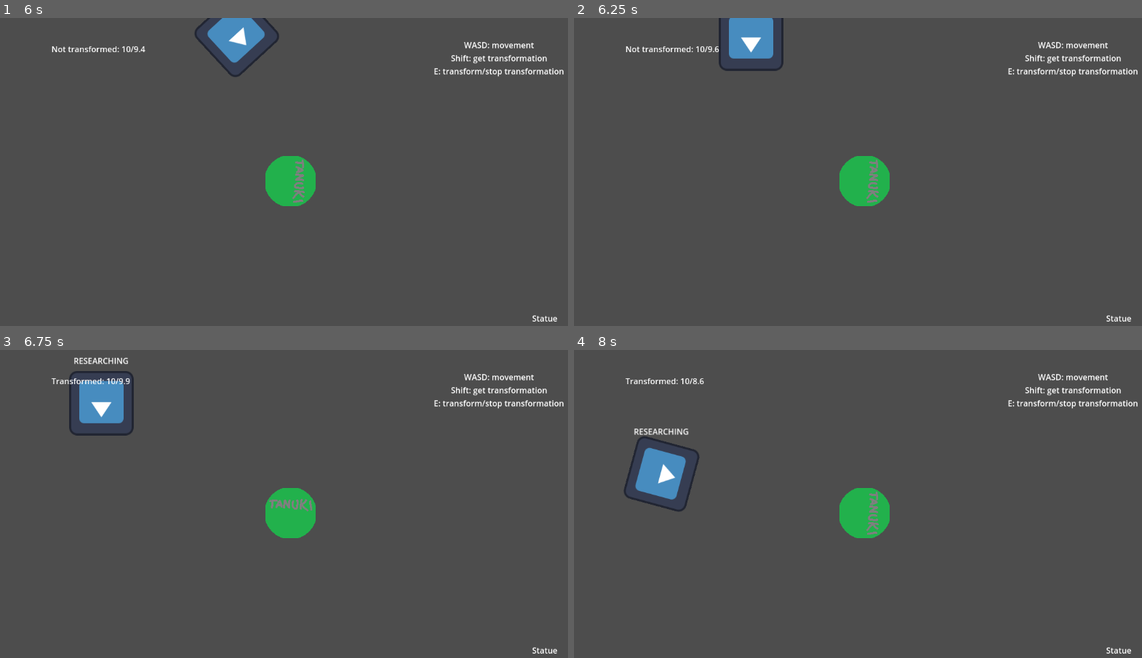
Above: before the commit, frames 1-4 (two rows, left to right).
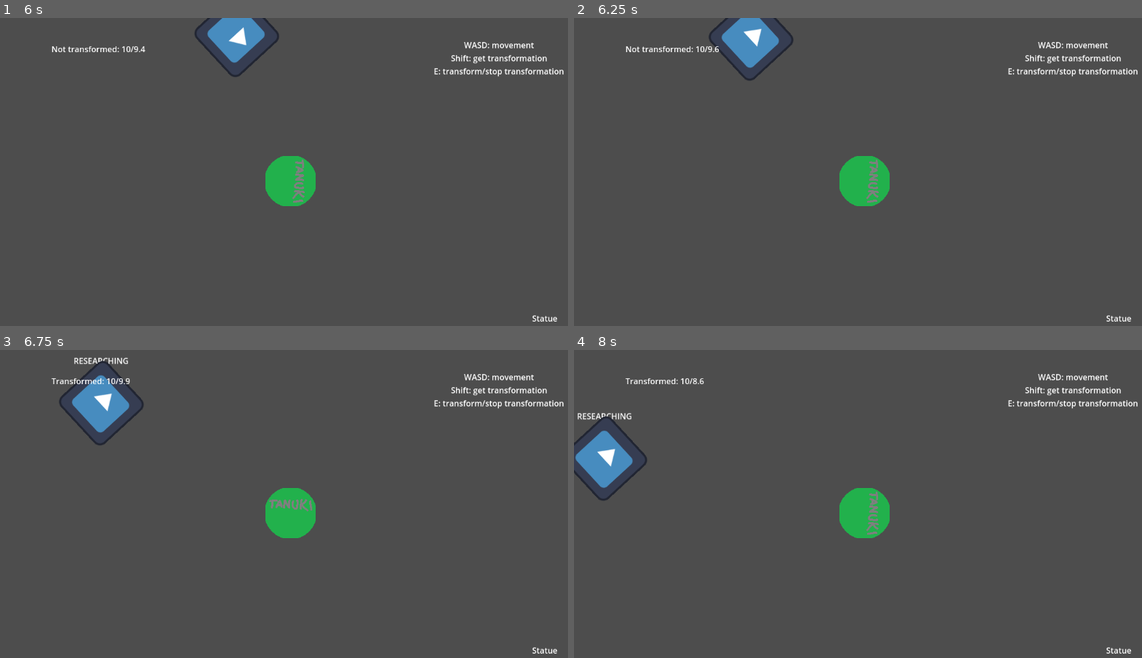
Above: after the commit, the same moments.

Repository: FinalExa/Tanuki
Game: Godot game, scene res://_Scenes/player_transform_test.tscn
Same seed, same stepped clock (60 frames per second), same inputs: the game is played once before the commit and once after it. The engine's default icon, where the game draws it, is replaced by a stand-in: a white triangle on a blue panel in a dark square.
Inputs (mouse positions are in pixels of both pictures, inside the frame that each line leads up to):
- Up to frame 1 (6 s): move the mouse to (420, 165) at 0.52 s; hold D (right) 0.53-1.28 s; click (420, 165) at 0.6 s; move the mouse to (176, 196) at 1.27 s; hold S (down) 1.28-2.03 s; tap Shift (interact) at 1.35, 3.6, 5.85 s; move the mouse to (346, 110) at 2.02 s; hold D (right) 2.03-2.78 s; tap E (transformation) at 2.1, 4.35 s; move the mouse to (261, 245) at 2.77 s; hold W (up) 2.78-3.53 s; click (261, 245) at 2.85 s; move the mouse to (465, 230) at 3.52 s; hold A (left) 3.53-5.03 s; move the mouse to (113, 131) at 4.27 s; move the mouse to (318, 181) at 5.02 s; hold S (down) 5.03-5.78 s; click (318, 181) at 5.1 s; move the mouse to (204, 98) at 5.77 s; hold D (right) from 5.78 s (still down)
- Up to frame 2 (6.25 s): keep holding D (right)
- Up to frame 3 (6.75 s): move the mouse to (420, 497) at 6.52 s; release D (right) at 6.53 s; hold W (up) from 6.53 s (still down); tap E (transformation) at 6.6 s
- Up to frame 4 (8 s): move the mouse to (750, 528) at 7.27 s; release W (up) at 7.28 s; hold D (right) from 7.28 s (still down); click (750, 528) at 7.35 s

Frame 1 is identical in both runs. In frame 2, 0.8% of the frame differs, in the area x 23-39%, y 0-21%; in frame 3, 1.0%; in frame 4, 3.0%, in the area x 0-23%, y 20-53%.
Error after the commit: Invalid access to property or key 'buildUpActive' on a base object of type 'null instance'. (res://Enemies/Scripts/BehaviorTree/GuardResearchBuildup.gd:6)

Commit message:
setup to raycast research

Diff:
--- a/Enemies/Scripts/GuardResearch.gd
+++ b/Enemies/Scripts/GuardResearch.gd
@@ -1,11 +1,12 @@
 class_name GuardResearch
-extends Node
+extends Node2D
 
 @export var researchSpotThreshold: float
 @export var researchFollowThreshold: float
 @export var buildUpDuration: float
 @export var onReturnToCheckAlertValue: float
 @export var objectInterationDistanceThreshold: float
+@export var raycastTargets: Array[Node2D]
 @export var researchActiveText: String
 var buildUpTimer: float
 var buildUpId: int
--- a/Enemies/guard.tscn
+++ b/Enemies/guard.tscn
@@ -51,13 +51,14 @@
 guardStunned = NodePath("../GuardStunned")
 startupDuration = 0.1
 
-[node name="GuardResearch" type="Node" parent="." node_paths=PackedStringArray("guardController", "guardAlertValue", "guardAlert", "guardPatrol", "guardMovement", "guardRotator", "guardCheck", "guardStunned")]
+[node name="GuardResearch" type="Node2D" parent="." node_paths=PackedStringArray("raycastTargets", "guardController", "guardAlertValue", "guardAlert", "guardPatrol", "guardMovement", "guardRotator", "guardCheck", "guardStunned")]
 script = ExtResource("4_j1yk0")
 researchSpotThreshold = 200.0
 researchFollowThreshold = 700.0
 buildUpDuration = 2.0
 onReturnToCheckAlertValue = 35.0
 objectInterationDistanceThreshold = 200.0
+raycastTargets = [NodePath("Target"), NodePath("Target2"), NodePath("Target3"), NodePath("Target4"), NodePath("Target5")]
 researchActiveText = "RESEARCHING"
 guardController = NodePath("..")
 guardAlertValue = NodePath("../AlertValue")
@@ -67,6 +68,16 @@
 guardRotator = NodePath("../Rotator")
 guardCheck = NodePath("../Rotator/GuardCheck")
 guardStunned = NodePath("../GuardStunned")
+
+[node name="Target" type="Node2D" parent="GuardResearch"]
+
+[node name="Target2" type="Node2D" parent="GuardResearch"]
+
+[node name="Target3" type="Node2D" parent="GuardResearch"]
+
+[node name="Target4" type="Node2D" parent="GuardResearch"]
+
+[node name="Target5" type="Node2D" parent="GuardResearch"]
 
 [node name="GuardAlert" type="Node" parent="." node_paths=PackedStringArray("guardAlertValue", "guardController", "guardMovement", "guardRotator", "guardResearch", "guardStunned")]
 script = ExtResource("5_t7kgq")
@@ -220,7 +231,7 @@
 
 [node name="GuardResearchBuildup" type="Node" parent="BehaviorTree/Sequence/Selector3" node_paths=PackedStringArray("guardResearch", "guardController")]
 script = ExtResource("18_f81km")
-guardResearch = NodePath("../../../../GuardResearch")
+guardResearch = NodePath("")
 guardController = NodePath("../../../..")
 
 [node name="Selector4" type="Node" parent="BehaviorTree/Sequence" node_paths=PackedStringArray("children")]
@@ -237,10 +248,8 @@
 guardController = NodePath("../../../..")
 
 [connection signal="damaged" from="." to="GuardPatrol" method="_on_guard_damaged"]
-[connection signal="damaged" from="." to="GuardResearch" method="_on_guard_damaged"]
 [connection signal="damaged" from="." to="GuardAlert" method="_on_guard_damaged"]
 [connection signal="damaged" from="." to="Rotator/GuardCheck" method="_on_guard_damaged"]
 [connection signal="reached_destination" from="GuardMovement" to="GuardPatrol" method="_on_guard_movement_reached_destination"]
-[connection signal="reached_destination" from="GuardMovement" to="GuardResearch" method="_on_guard_movement_reached_destination"]
 [connection signal="body_entered" from="Rotator/GuardCheck" to="Rotator/GuardCheck" method="_on_body_entered"]
 [connection signal="body_exited" from="Rotator/GuardCheck" to="Rotator/GuardCheck" method="_on_body_exited"]
